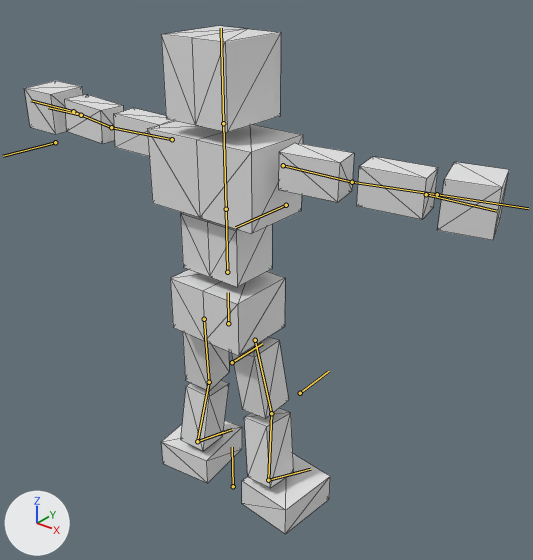
The glTF model BrowserGame/public/models/animateblend2.glb: old version first, new version second.
Camera for both pictures: a 50 mm lens placed at (12.25, -13.62, 11.29), pointed at (0.66, 0.88, 2.3). Every picture has the same lights, and +X, +Y and +Z are marked at lower left. Both versions are drawn at frame 12 of the action 'feet.normal'; the numbers are the values there. The bones that bend it are drawn over the model as lines. Mesh edges are drawn as thin lines.

Names of what the first picture shows: '立方体'.
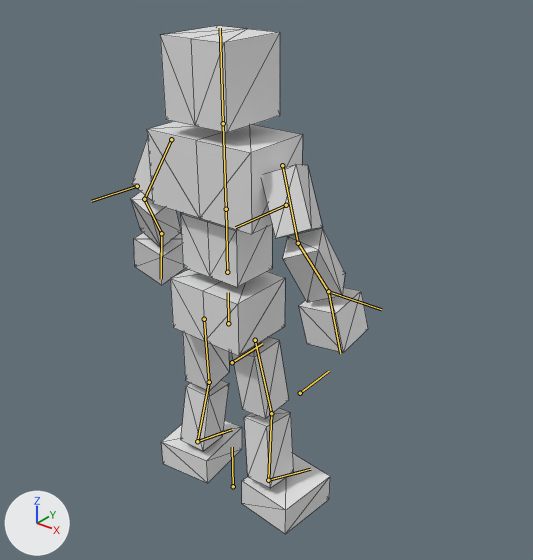
Changed parts and their boxes [x1, y1, x2, y2] in the pictures (533 x 560 px):
'立方体', posed (51% narrower)
    before: [24, 26, 509, 534]
    after: [131, 26, 368, 534]
bone 'upper arm.R', root to tip
    before: (172, 139) to (111, 127)
    after: (171, 139) to (144, 199)
bone 'forearm.R', root to tip
    before: (111, 127) to (73, 111)
    after: (144, 199) to (161, 233)
bone 'hand.R', root to tip
    before: (73, 111) to (31, 100)
    after: (161, 233) to (161, 279)
bone 'upper arm.L', root to tip
    before: (283, 165) to (352, 182)
    after: (282, 165) to (298, 243)
bone 'forearm.L', root to tip
    before: (352, 182) to (437, 194)
    after: (298, 243) to (328, 291)
bone 'hand.L', root to tip
    before: (437, 194) to (528, 208)
    after: (328, 291) to (340, 353)

The change in detail:
Bone 'upper arm.R' (bone_upper_arm_r) turns from (9, 0, -4) to (13, 8, 68) degrees about its own x, y and z.
Bone 'forearm.R' (bone_forearm_r) turns from (-8, 0, 0) to (-35, 0, 1) degrees about its own x, y and z.
Bone 'hand.R' (bone_hand_r) turns from (2, -2, 2) to (16, -6, 3) degrees about its own x, y and z.
Bone 'upper arm.L' (bone_upper_arm_l) turns from (-10, 1, -2) to (14, -26, -66) degrees about its own x, y and z.
Bone 'forearm.L' (bone_forearm_l) turns from (0, 0, 0) to (-38, 0, -1) degrees about its own x, y and z.
Bone 'hand.L' (bone_hand_l) turns from (-6, 0, -1) to (16, 25, -3) degrees about its own x, y and z.
